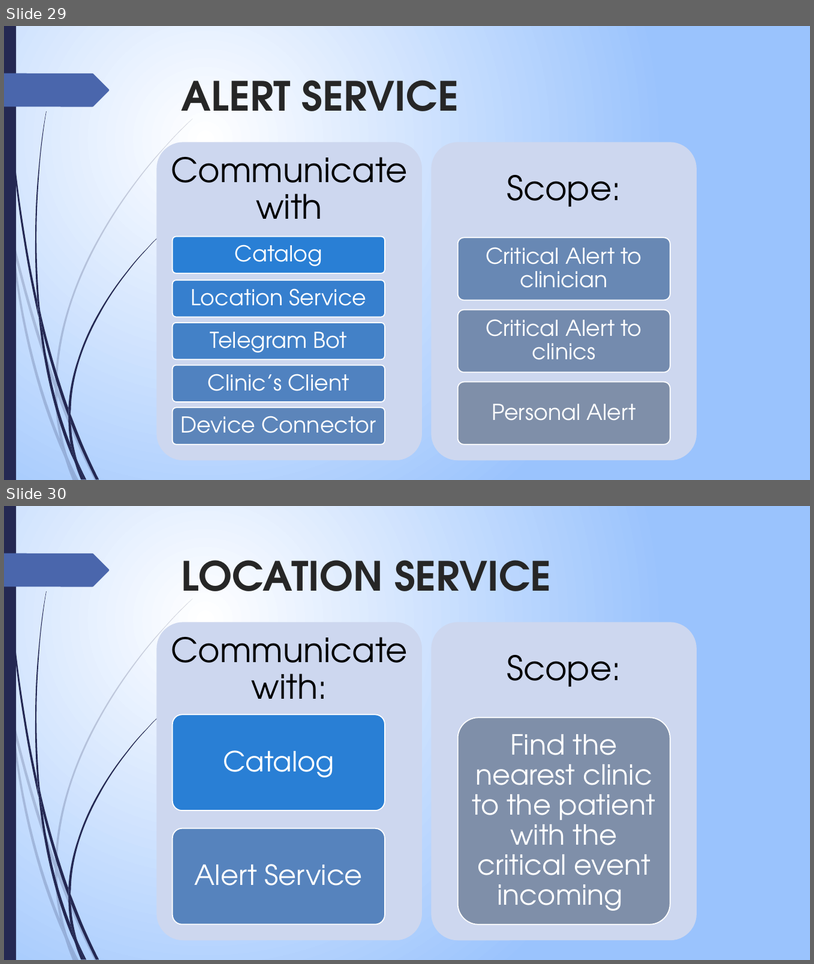
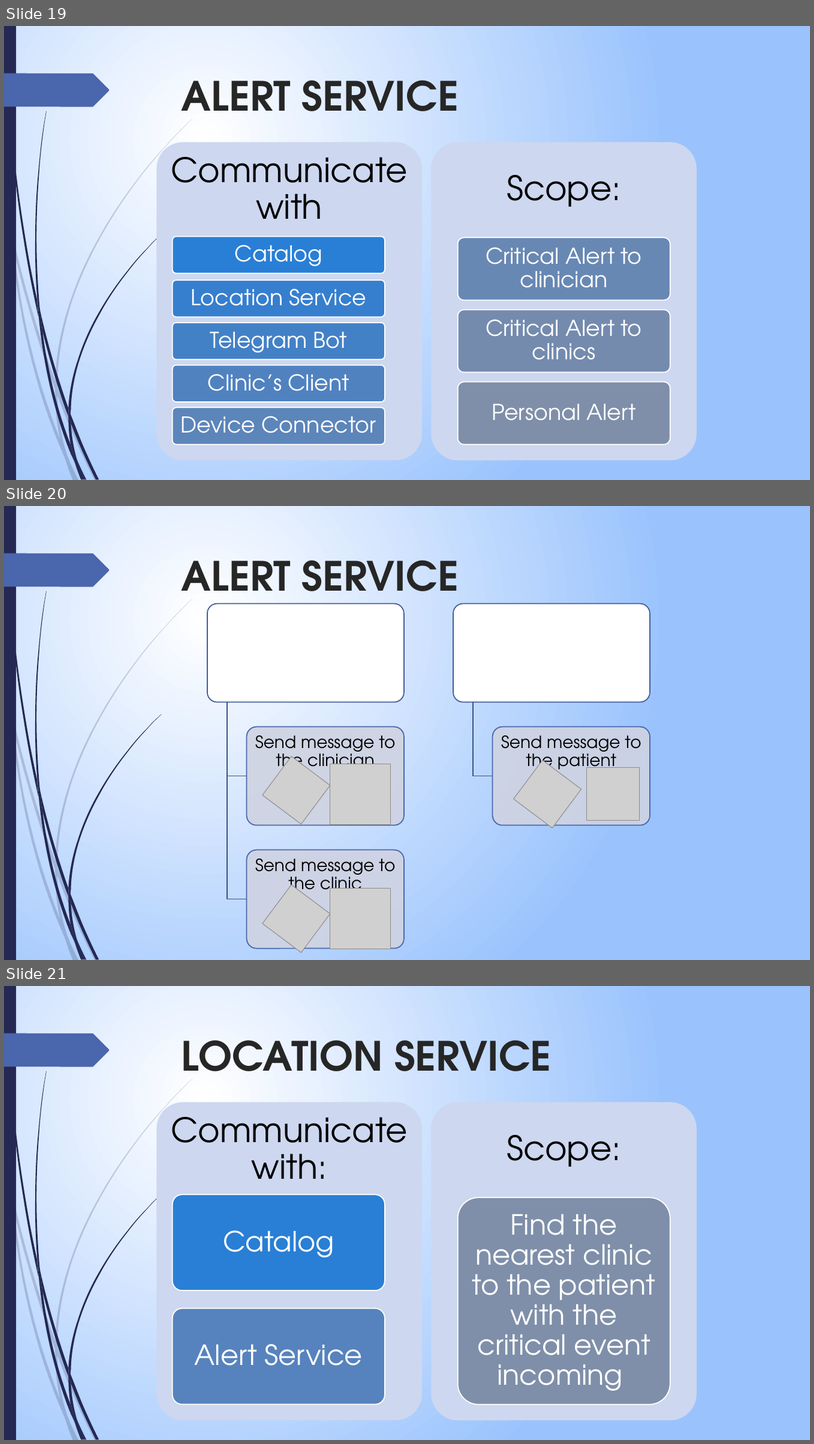
Before and after one commit to edo98811/IoT_project, a slide deck: Documenti/progetto_finale_last.pptx. Shown one above the other, each under a label of ours: slides 29 and 30 before the commit, slides 19, 20 and 21 after it. The pictures are 814x964 and 814x1444 pixels, drawn with LibreOffice and Linux fonts; fonts in the diff are those of the drawing; grey boxes stand for pictures. Boxes give left, top, right and bottom in pixels: in the first picture for what was removed or moved away, otherwise in the second. Text is boxed around its words. In the diff, an @@ line names an element or a change of style, - is before the commit and + after.

```diff
--- a/Documenti/progetto_finale_last.pptx
+++ b/Documenti/progetto_finale_last.pptx
@@ slide 20 added at (4, 506, 810, 960), background gradient #FFFFFF to #9BC3FE; not listed: 24 template elements that a slide beside it also shows @@
@@ title added at (182, 560, 459, 607), 48 pt, text #262626, bold @@
+ALERT SERVICE
@@ group added at (207, 599, 650, 948): 5 rounded rectangles, 5 texts, 3 freeform shapes @@
+Critical Alert
+Send message to the clinician
+Send message to the clinic
+Personal Alert
+Send message to the patient
@@ picture added at (263, 756, 330, 824) @@
@@ picture added at (330, 764, 391, 824) @@
@@ picture added at (514, 760, 582, 828) @@
@@ picture added at (587, 768, 640, 820) @@
@@ picture added at (263, 885, 330, 952) @@
@@ picture added at (330, 888, 391, 949) @@
@@ what was slide 29 is now slide 19 @@
@@ what was slide 30 is now slide 21 @@
```
Also in this commit, not shown: 5 slides changed, 7 other slides added, 12 slides removed, 8 other files.
